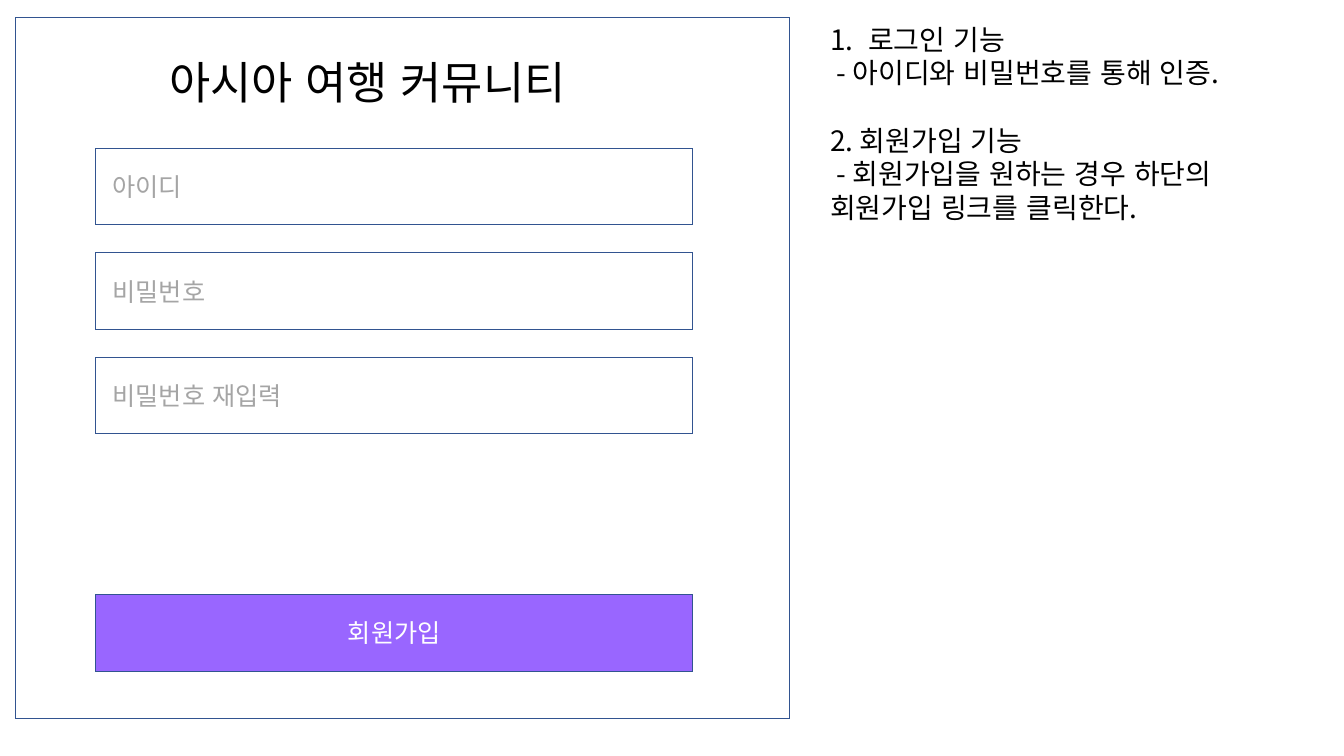
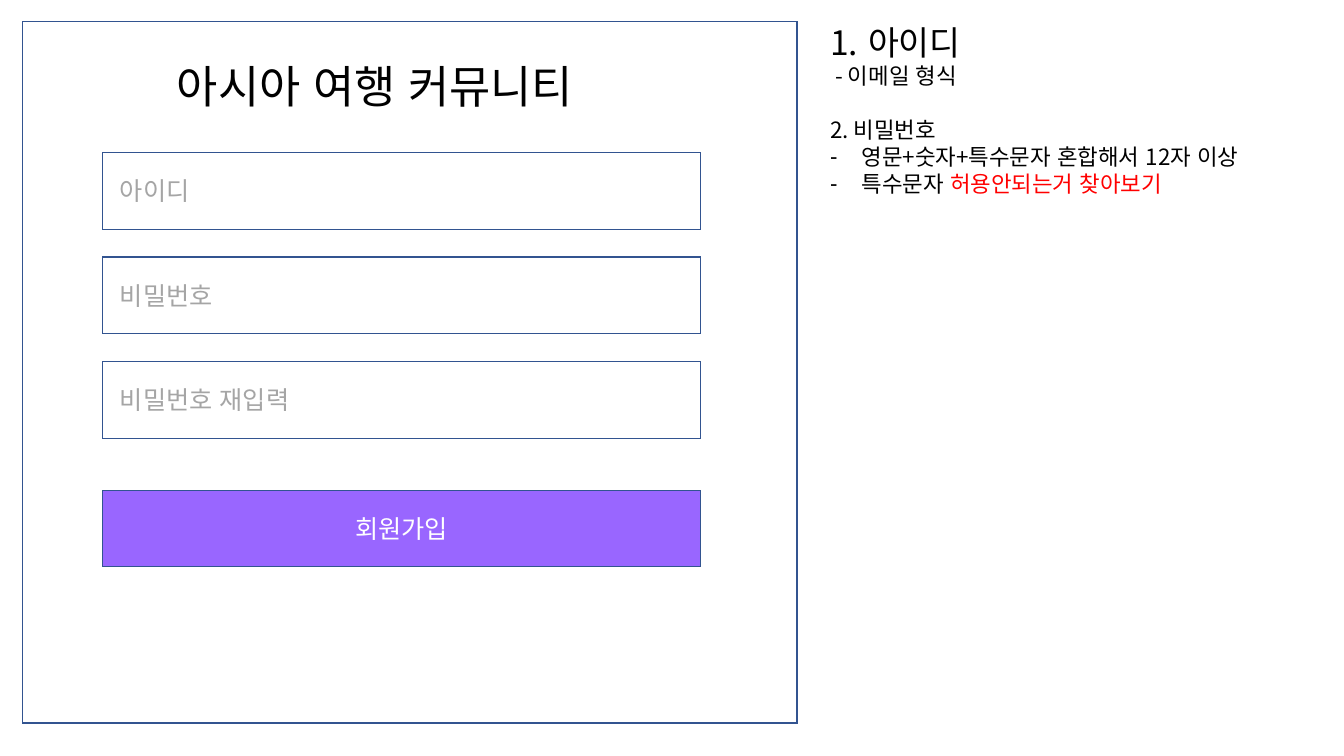
Before and after one commit to pjok1122/travel-community, a slide deck: slide 7 of 화면 기획서.pptx (slide 6 before the commit). Drawn at 1344x756 pixels with LibreOffice and Linux fonts; fonts in the diff are those of the drawing. Boxes give left, top, right and bottom in pixels: in the first picture for what was removed or moved away, otherwise in the second. Text is boxed around its words. In the diff, an @@ line names an element or a change of style, - is before the commit and + after.

```diff
--- a/화면 기획서.pptx
+++ b/화면 기획서.pptx
@@ 4 rectangles: place and size @@
-4 rectangles at [15,17,789,719]
+4 rectangles at [22,21,797,723]
@@ text at [830,27,1238,194]: text changed; size 20 to 16 pt @@
-1. 로그인 기능
-- 아이디와 비밀번호를 통해 인증.
-2. 회원가입 기능
-- 회원가입을 원하는 경우 하단의 회원가입 링크를 클릭한다.
+1. 아이디
+- 이메일 형식
+2. 비밀번호
+– 영문+숫자+특수문자 혼합해서 12자 이상
+– 특수문자 허용안되는거 찾아보기
@@ text "아시아 여행 커뮤니티": place and size @@
-text "아시아 여행 커뮤니티" at [170,62,566,103]
+text "아시아 여행 커뮤니티" at [177,66,573,107]
@@ rectangle "회원가입": place and size @@
-rectangle "회원가입" at [96,595,694,671]
+rectangle "회원가입" at [103,490,701,567]
```
Also in this commit, not shown: 3 other slides changed, 7 slides added.
